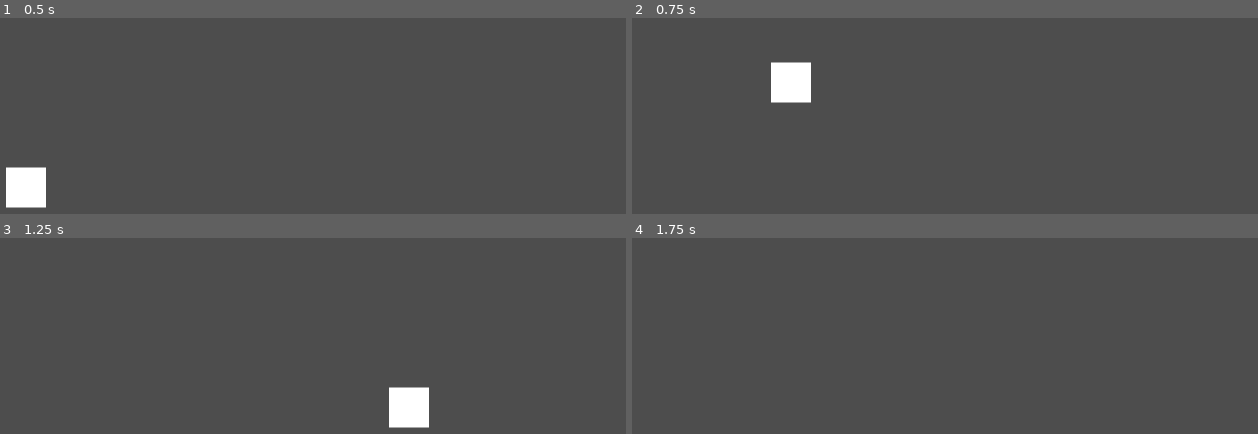
Above: before the commit, frames 1-4 (two rows, left to right).
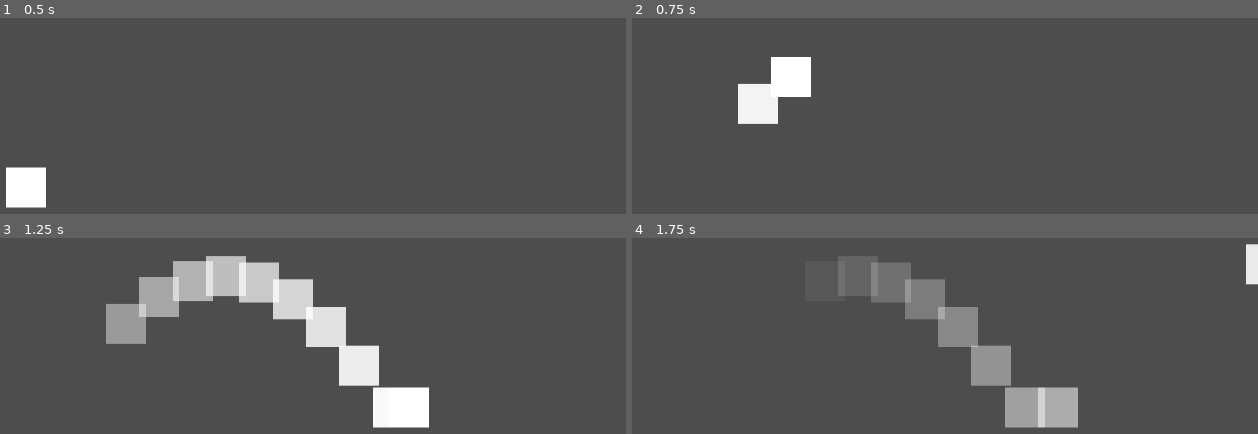
Above: after the commit, the same moments.

Repository: LeohlXD/FinD
Game: Godot game, scene res://scenes/main.tscn
Two runs of this game, one before a commit and one after it. Both use one fixed random seed, a clock stepped at 60 frames per second and the inputs below.
Inputs (mouse positions are in pixels of both pictures, inside the frame that each line leads up to):
- Up to frame 1 (0.5 s): no input
- Up to frame 2 (0.75 s): tap Enter at 0.5 s; move the mouse to (1032, 131) at 0.52 s; hold D (move_right) from 0.53 s (still down); hold Space (jump) from 0.53 s (still down); tap Q (dash) at 0.6 s; click (1032, 131) at 0.67 s
- Up to frame 3 (1.25 s): keep holding D (move_right); keep holding Space (jump)
- Up to frame 4 (1.75 s): keep holding D (move_right); move the mouse to (700, 396) at 1.27 s; release Space (jump) at 1.28 s; tap Space (jump) at 1.35, 1.52 s; tap Q (dash) at 1.55 s

Frame 1 is identical in both runs. In frame 2, 1.6% of the frame differs, in the area x 16-29%, y 19-55%; in frame 3, 10%, in the area x 16-63%, y 9-97%; in frame 4, 8.0%.

Commit message:
Add the trail of dashing

Diff:
--- /dev/null
+++ b/scenes/trail.tscn
@@ -0,0 +1,43 @@
+[gd_scene load_steps=3 format=3 uid="uid://d3non1xjthbs5"]
+
+[sub_resource type="Animation" id="Animation_ldjtr"]
+resource_name = "faded"
+tracks/0/type = "method"
+tracks/0/imported = false
+tracks/0/enabled = true
+tracks/0/path = NodePath(".")
+tracks/0/interp = 1
+tracks/0/loop_wrap = true
+tracks/0/keys = {
+"times": PackedFloat32Array(1),
+"transitions": PackedFloat32Array(1),
+"values": [{
+"args": [],
+"method": &"queue_free"
+}]
+}
+tracks/1/type = "value"
+tracks/1/imported = false
+tracks/1/enabled = true
+tracks/1/path = NodePath(".:modulate")
+tracks/1/interp = 1
+tracks/1/loop_wrap = true
+tracks/1/keys = {
+"times": PackedFloat32Array(0, 1),
+"transitions": PackedFloat32Array(1, 1),
+"update": 0,
+"values": [Color(1, 1, 1, 1), Color(1, 1, 1, 0)]
+}
+
+[sub_resource type="AnimationLibrary" id="AnimationLibrary_2tjbc"]
+_data = {
+&"faded": SubResource("Animation_ldjtr")
+}
+
+[node name="Trail" type="Sprite2D"]
+
+[node name="AnimationPlayer" type="AnimationPlayer" parent="."]
+libraries = {
+&"": SubResource("AnimationLibrary_2tjbc")
+}
+autoplay = "faded"
--- a/scripts/player.gd
+++ b/scripts/player.gd
@@ -3,7 +3,7 @@
 
 const SPEED = 200.0
 const JUMP_VELOCITY = -300.0
-const DASH_SPEED=1000.0
+const DASH_SPEED:Vector2=Vector2(1000,250)
 
 @onready var player_sprite: Sprite2D = $Sprite2D
 @onready var anim: AnimationPlayer = $AnimationPlayer
@@ -36,18 +36,39 @@
 
 #冲刺系统
 func dash_system():
-	var dash_direction
+	var dash_direction:=Vector2(0,-1)
+	var jump_force=0
 	if player_sprite.flip_h:
-		dash_direction=-1
+		dash_direction.x = -1
 	else:
-		dash_direction=1
+		dash_direction.x = 1
 
 	if Input.is_action_just_pressed("dash") and can_dash:
-		if not is_zero_approx(velocity.x):
-			velocity.x = 0
+		velocity = Vector2.ZERO
 		dash_timer.start()
-		velocity.x = DASH_SPEED * dash_direction
+		if Input.is_action_pressed("jump"):
+			jump_force = DASH_SPEED.y*dash_direction.y
+		velocity = Vector2(DASH_SPEED.x * dash_direction.x,jump_force)
 		can_dash=false
+		for i in range(10):
+			await get_tree().create_timer(0.05).timeout
+			trail_system()
+
+func trail_system():
+	var trail = preload("res://scenes/trail.tscn").instantiate()
+	get_parent().add_child(trail)
+	get_parent().move_child(trail,get_index())
+	var properties = [
+		"hframes",
+		"vframes",
+		"frame",
+		"texture",
+		"global_position",
+		"flip_h"
+	]
+	for trail_properties in properties:
+		trail.set(trail_properties,player_sprite.get(trail_properties))
+
 
 func _on_dash_timer_timeout() -> void:
 	can_dash = true
